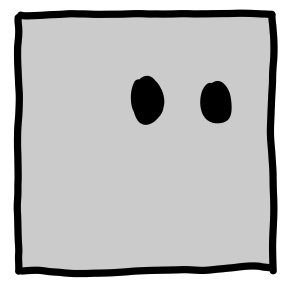
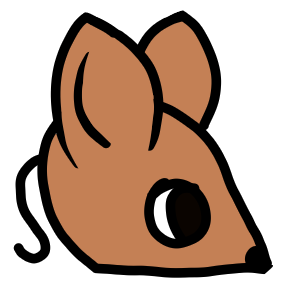
The second w=288, h=288 image is a revision of the first. Changes to its layers:
moved "Paint Layer 6" into group "v1" over (x1=13, y1=9, x2=278, y2=278)
moved "Paint Layer 7" into group "v1" over (x1=13, y1=9, x2=278, y2=278)
added layer "Paint Layer 8" above "Paint Layer 9" over (x1=13, y1=9, x2=278, y2=278)
added layer "Paint Layer 9" above "fill_red" over (x1=13, y1=9, x2=256, y2=278)
